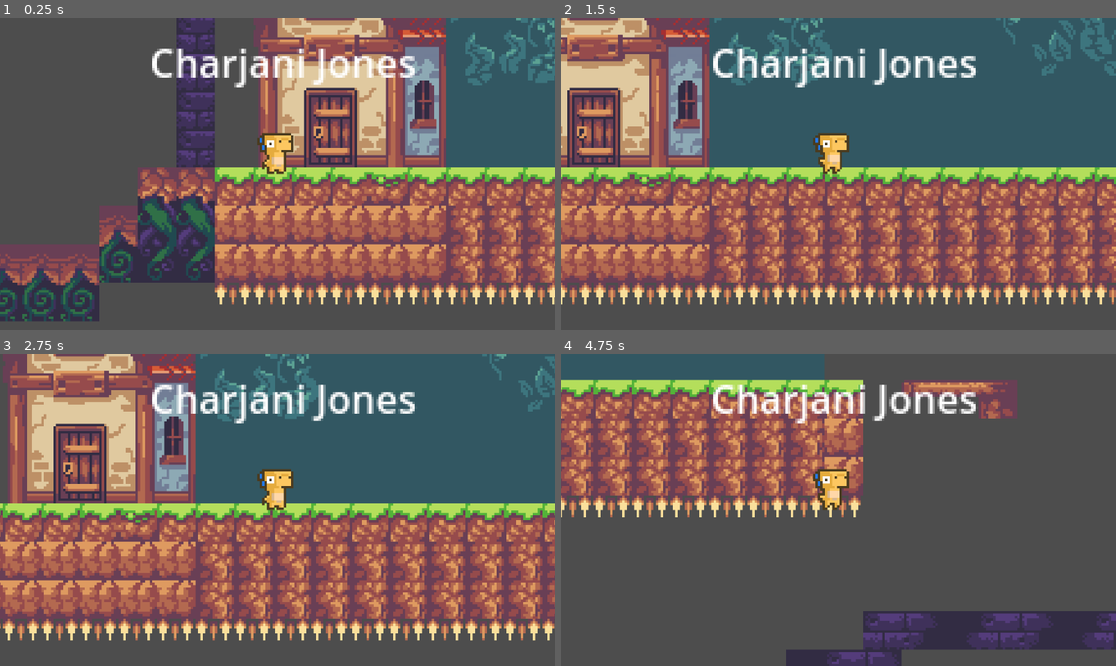
Above: before the commit, frames 1-4 (two rows, left to right).
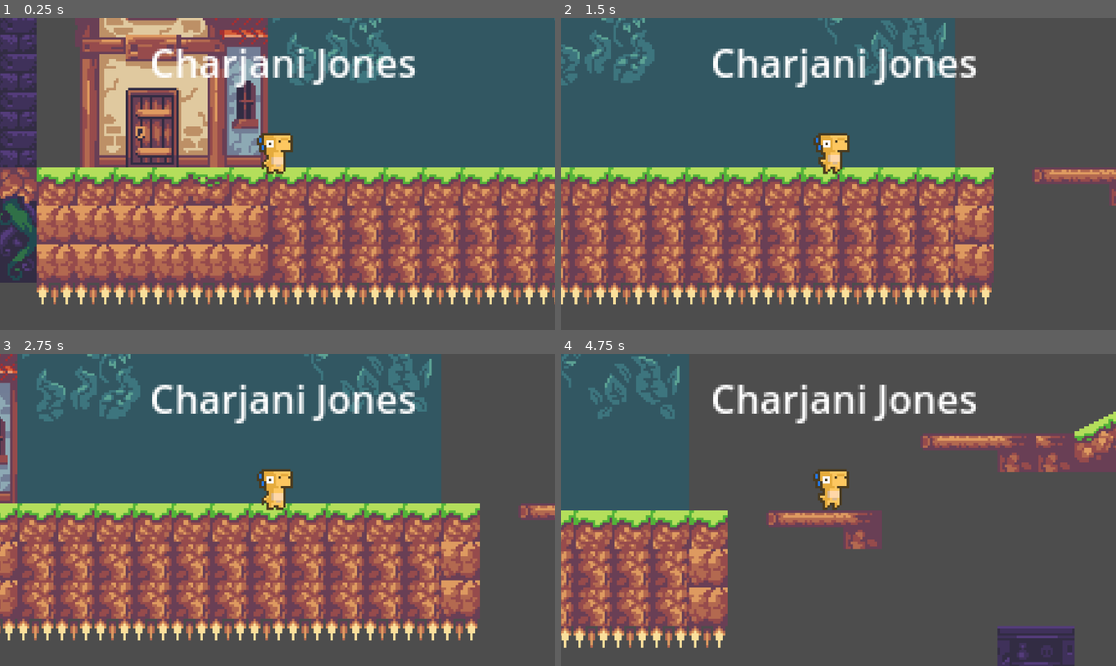
Above: after the commit, the same moments.

Repository: CJonesI/intro-to-game-engines
Game: Godot game, scene res://Scenes/game.tscn
Same seed, same stepped clock (60 frames per second), same inputs: the game is played once before the commit and once after it.
Inputs:
- Up to frame 1 (0.25 s): no input
- Up to frame 2 (1.5 s): tap Enter (ui_accept) at 0.5, 0.77 s; hold Right (ui_right) from 0.53 s (still down)
- Up to frame 3 (2.75 s): tap Enter (ui_accept) at 1.52 s; release Right (ui_right) at 2.03 s; hold Left (ui_left) from 2.03 s (still down)
- Up to frame 4 (4.75 s): release Left (ui_left) at 2.78 s; hold Right (ui_right) 2.78-4.28 s; tap Enter (ui_accept) at 3.02, 3.77, 4.52 s; hold Left (ui_left) from 4.28 s (still down)

The runs differ from the first frame. In frame 1, 67% of the frame differs, in the area x 0-100%, y 0-98%; in frame 2, 59%; in frame 3, 58%; in frame 4, 49%.

Commit message:
Update game.tscn

Diff:
--- a/Scenes/game.tscn
+++ b/Scenes/game.tscn
@@ -9,7 +9,7 @@
 [node name="tilemap2" parent="." instance=ExtResource("1_wrm1d")]
 
 [node name="Player" parent="." instance=ExtResource("1_ebmjs")]
-position = Vector2(-54, -2)
+position = Vector2(20, 0)
 
 [node name="Camera2D" type="Camera2D" parent="Player"]
 zoom = Vector2(5, 5)
